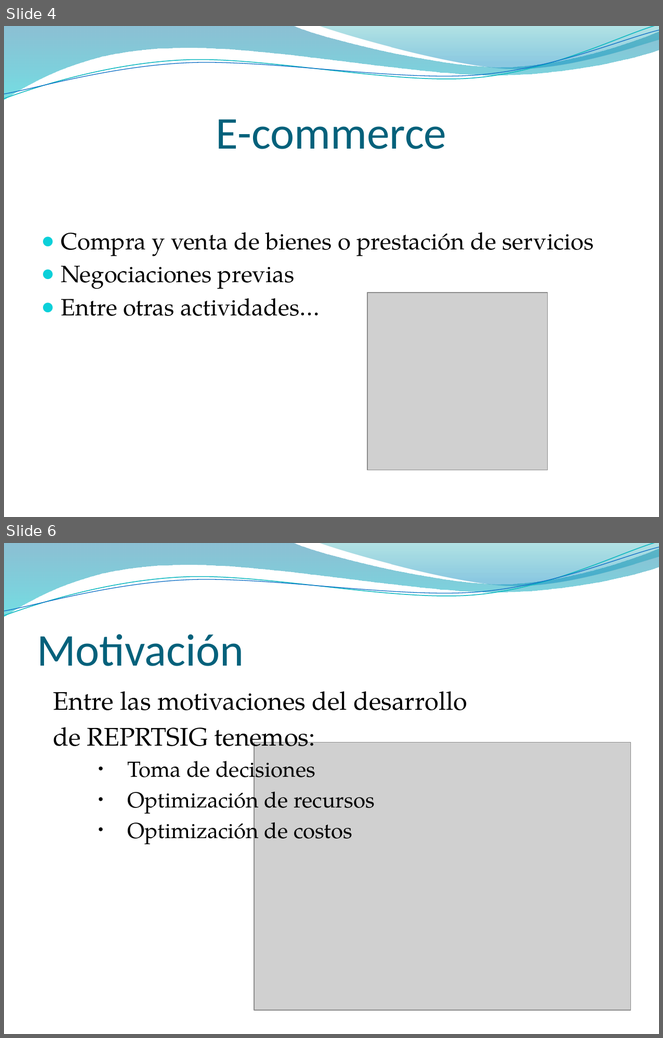
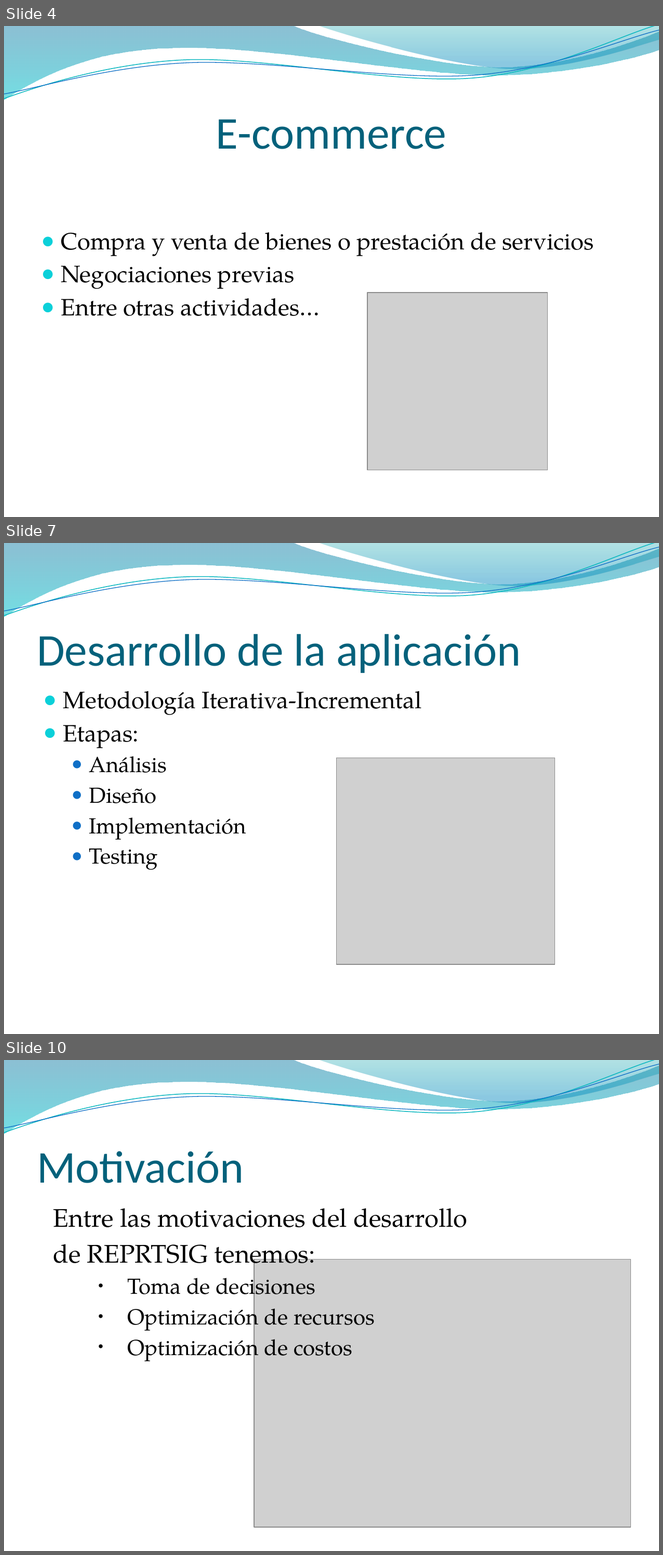
Before and after one commit to ORGTecnologo/7b6581PT, a slide deck: Documentacion/Entregas/Presentacion/Presentacion.pptx. Shown one above the other, each under a label of ours: slides 4 and 6 before the commit, slides 4, 7 and 10 after it; the slides between them are not shown. The pictures are 663x1038 and 663x1555 pixels, drawn with LibreOffice and Linux fonts; fonts in the diff are those of the drawing; grey boxes stand for pictures; background and template pictures are left out. Boxes give left, top, right and bottom in pixels: in the first picture for what was removed or moved away, otherwise in the second. Text is boxed around its words. In the diff, an @@ line names an element or a change of style, - is before the commit and + after.

```diff
--- a/Documentacion/Entregas/Presentacion/Presentacion.pptx
+++ b/Documentacion/Entregas/Presentacion/Presentacion.pptx
@@ slide 7 added at (4,543,659,1034), background picture (left out); not listed: 4 template elements that a slide beside it also shows @@
@@ title added at (37,634,521,673), 50 pt, text #04617B @@
+Desarrollo de la aplicación
@@ text added at (63,691,422,870), 26 pt, text #000000 @@
+● Metodología Iterativa-Incremental
+● Etapas:
+  ● Análisis
+  ● Diseño
+  ● Implementación
+  ● Testing
@@ picture added at (337,758,555,965) @@
@@ what was slide 6 is now slide 10 @@
```
Also in this commit, not shown: 1 slide changed, 3 other slides added.
